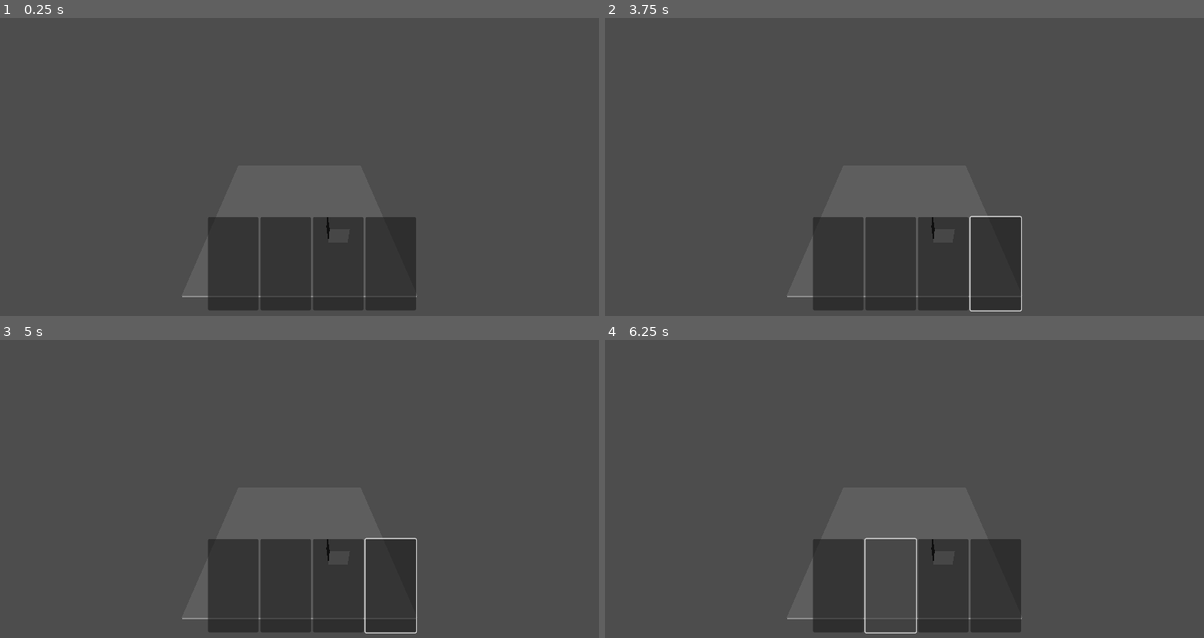
Above: before the commit, frames 1-4 (two rows, left to right).
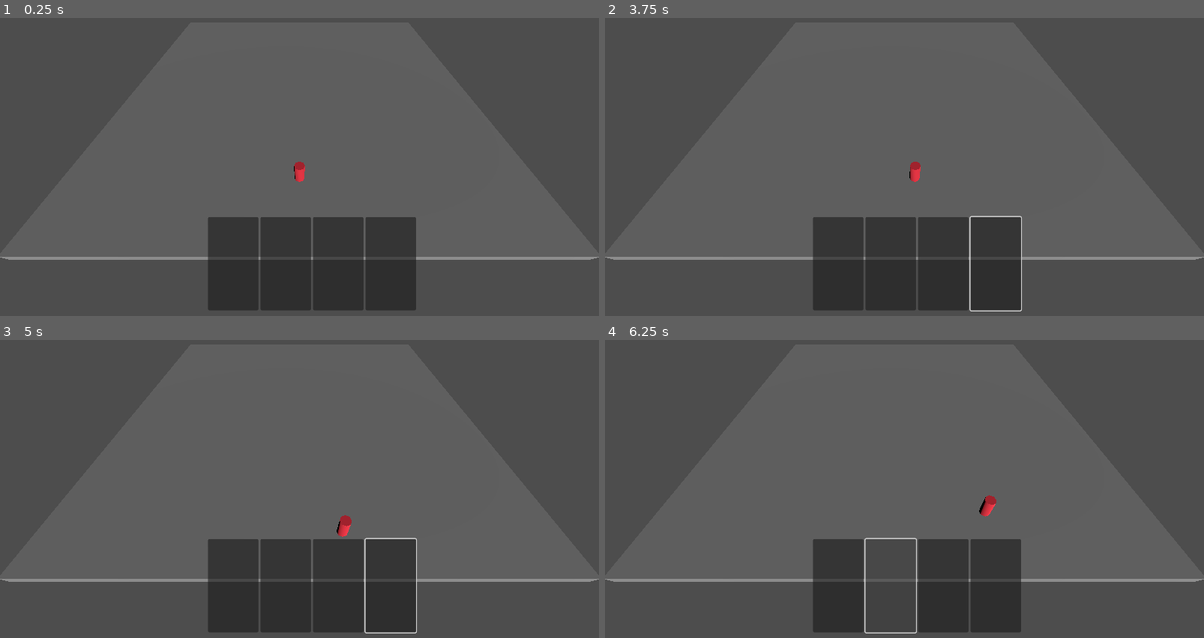
Above: after the commit, the same moments.

Repository: ValorZard/Priyanka-outdated
Game: Godot game, scene res://GameBoard/test_scene.tscn
Two runs of this game, one before a commit and one after it. Both use one fixed random seed, a clock stepped at 60 frames per second and the inputs below. Before the commit the project starts from res://test_scene.tscn.
Inputs (mouse positions are in pixels of both pictures, inside the frame that each line leads up to):
- Up to frame 1 (0.25 s): no input
- Up to frame 2 (3.75 s): click (838, 262) at 0.5 s; click (892, 262) at 1.25 s; click (940, 262) at 2 s; click (994, 262) at 2.75 s; tap Enter (ui_accept) at 3.5, 3.6 s; move the mouse to (1036, 134) at 3.52 s; hold Right (ui_right) from 3.53 s (still down); click (1036, 134) at 3.67 s
- Up to frame 3 (5 s): tap Enter (ui_accept) at 3.77, 4.07, 4.35, 4.52, 4.82 s; move the mouse to (179, 489) at 4.27 s; release Right (ui_right) at 4.28 s; hold Down (ui_down) from 4.28 s (still down); click (179, 489) at 4.42 s
- Up to frame 4 (6.25 s): move the mouse to (964, 399) at 5.02 s; release Down (ui_down) at 5.03 s; hold Right (ui_right) 5.03-5.78 s; tap Enter (ui_accept) at 5.1, 5.85, 6.02 s; click (964, 399) at 5.17 s; move the mouse to (874, 539) at 5.77 s; hold Up (ui_up) from 5.78 s (still down); click (874, 539) at 5.92 s

The runs differ from the first frame. In frame 1, 1.0% of the frame differs, in the area x 0-100%, y 48-94%; in frame 2, 1.0%; in frame 3, 1.0%; in frame 4, 1.0%, in the area x 0-100%, y 52-94%.

Commit message:
figured out some stuff

Diff:
--- /dev/null
+++ b/GameBoard/GameBoard.gd
@@ -0,0 +1,19 @@
+extends Node3D
+
+
+# Called when the node enters the scene tree for the first time.
+func _ready():
+	pass # Replace with function body.
+
+func _input(event):
+	# Mouse in viewport coordinates.
+	if event is InputEventMouseButton:
+		print("Mouse Click/Unclick at: ", event.position)
+	elif event is InputEventMouseMotion:
+		print("Mouse Motion at: ", event.position)
+	# Print the size of the viewport.
+	#sprint("Viewport Resolution is: ", get_viewport_rect().size)
+
+# Called every frame. 'delta' is the elapsed time since the previous frame.
+func _process(delta):
+	pass
--- /dev/null
+++ b/GameBoard/test_scene.tscn
@@ -0,0 +1,23 @@
+[gd_scene load_steps=5 format=3 uid="uid://dbifk2llboa15"]
+
+[ext_resource type="Script" path="res://GameBoard/GameBoard.gd" id="1_lty5j"]
+[ext_resource type="PackedScene" uid="uid://vokfoas7a3nt" path="res://UI/CardUI.tscn" id="2_g2jvq"]
+[ext_resource type="PackedScene" uid="uid://cv35p73n0mkdh" path="res://Units/Unit.tscn" id="3_dmna3"]
+[ext_resource type="PackedScene" uid="uid://cmy4ycwq53ul2" path="res://Prototyping/Box.tscn" id="4_t58ag"]
+
+[node name="GameBoard" type="Node3D"]
+script = ExtResource("1_lty5j")
+
+[node name="CardUI" parent="." instance=ExtResource("2_g2jvq")]
+
+[node name="Camera3D" type="Camera3D" parent="."]
+transform = Transform3D(1, 0, 0, 0, 0.642788, 0.766044, 0, -0.766044, 0.642788, 0, 20, 10)
+
+[node name="DirectionalLight3D" type="DirectionalLight3D" parent="."]
+transform = Transform3D(0.965926, 0, 0.258819, -0.103606, 0.916384, 0.386661, -0.237178, -0.400301, 0.885159, 0, 70, -11)
+
+[node name="CharacterUnit" parent="." instance=ExtResource("3_dmna3")]
+transform = Transform3D(1, 0, 0, 0, 1, 0, 0, 0, 1, 0, 3, -2)
+
+[node name="Box" parent="." instance=ExtResource("4_t58ag")]
+transform = Transform3D(50, 0, 0, 0, 1, 0, 0, 0, 50, 0, 0, -20)
--- /dev/null
+++ b/Prototyping/Box.tscn
@@ -0,0 +1,10 @@
+[gd_scene load_steps=2 format=3 uid="uid://cmy4ycwq53ul2"]
+
+[sub_resource type="BoxShape3D" id="BoxShape3D_f4gih"]
+
+[node name="Box" type="StaticBody3D"]
+
+[node name="CSGBox3D" type="CSGBox3D" parent="."]
+
+[node name="CollisionShape3D" type="CollisionShape3D" parent="."]
+shape = SubResource("BoxShape3D_f4gih")
--- a/Units/Unit.gd
+++ b/Units/Unit.gd
@@ -1,11 +1,31 @@
-extends Node3D
+extends CharacterBody3D
 
 
-# Called when the node enters the scene tree for the first time.
-func _ready():
-	pass # Replace with function body.
+const SPEED = 5.0
+const JUMP_VELOCITY = 4.5
+
+# Get the gravity from the project settings to be synced with RigidBody nodes.
+var gravity = ProjectSettings.get_setting("physics/3d/default_gravity")
 
 
-# Called every frame. 'delta' is the elapsed time since the previous frame.
-func _process(delta):
-	pass
+func _physics_process(delta):
+	# Add the gravity.
+	if not is_on_floor():
+		velocity.y -= gravity * delta
+
+	# Handle Jump.
+	if Input.is_action_just_pressed("ui_accept") and is_on_floor():
+		velocity.y = JUMP_VELOCITY
+
+	# Get the input direction and handle the movement/deceleration.
+	# As good practice, you should replace UI actions with custom gameplay actions.
+	var input_dir = Input.get_vector("ui_left", "ui_right", "ui_up", "ui_down")
+	var direction = (transform.basis * Vector3(input_dir.x, 0, input_dir.y)).normalized()
+	if direction:
+		velocity.x = direction.x * SPEED
+		velocity.z = direction.z * SPEED
+	else:
+		velocity.x = move_toward(velocity.x, 0, SPEED)
+		velocity.z = move_toward(velocity.z, 0, SPEED)
+
+	move_and_slide()
--- a/Units/Unit.tscn
+++ b/Units/Unit.tscn
@@ -1,28 +1,18 @@
-[gd_scene load_steps=3 format=3 uid="uid://cv35p73n0mkdh"]
+[gd_scene load_steps=4 format=3 uid="uid://cv35p73n0mkdh"]
 
-[sub_resource type="GDScript" id="GDScript_5pcja"]
-script/source = "extends Node3D
-
-
-# Called when the node enters the scene tree for the first time.
-func _ready():
-	pass # Replace with function body.
-
-
-# Called every frame. 'delta' is the elapsed time since the previous frame.
-func _process(delta):
-	pass
-"
+[ext_resource type="Script" path="res://Units/Unit.gd" id="1_wu8tr"]
 
 [sub_resource type="CapsuleShape3D" id="CapsuleShape3D_oqlsk"]
 height = 2.75
 
-[node name="Unit" type="Node3D"]
-script = SubResource("GDScript_5pcja")
+[sub_resource type="StandardMaterial3D" id="StandardMaterial3D_vrxfe"]
+albedo_color = Color(0.905882, 0.172549, 0.239216, 1)
 
-[node name="CharacterBody3D" type="CharacterBody3D" parent="."]
+[node name="CharacterUnit" type="CharacterBody3D"]
+script = ExtResource("1_wu8tr")
 
-[node name="CollisionShape3D" type="CollisionShape3D" parent="CharacterBody3D"]
+[node name="CollisionShape3D" type="CollisionShape3D" parent="."]
 shape = SubResource("CapsuleShape3D_oqlsk")
 
 [node name="CSGCylinder3D" type="CSGCylinder3D" parent="."]
+material = SubResource("StandardMaterial3D_vrxfe")
--- a/project.godot
+++ b/project.godot
@@ -11,6 +11,6 @@
 [application]
 
 config/name="Priyanka"
-run/main_scene="res://test_scene.tscn"
+run/main_scene="res://GameBoard/test_scene.tscn"
 config/features=PackedStringArray("4.0", "Forward Plus")
 config/icon="res://icon.svg"
--- a/test_scene.tscn
+++ /dev/null
@@ -1,19 +0,0 @@
-[gd_scene load_steps=2 format=3 uid="uid://dbifk2llboa15"]
-
-[ext_resource type="PackedScene" uid="uid://vokfoas7a3nt" path="res://UI/CardUI.tscn" id="1_olo4y"]
-
-[node name="Node3D" type="Node3D"]
-
-[node name="CSGBox3D2" type="CSGBox3D" parent="."]
-transform = Transform3D(1, 0, 0, 0, 1, 0, 0, 0, 1, 2, 0.729661, 2)
-
-[node name="CSGBox3D" type="CSGBox3D" parent="."]
-size = Vector3(10, 0.1, 10)
-
-[node name="CardUI" parent="." instance=ExtResource("1_olo4y")]
-
-[node name="Camera3D" type="Camera3D" parent="."]
-transform = Transform3D(1, 0, 0, 0, 0.866025, 0.5, 0, -0.5, 0.866025, 0, 10, 10)
-
-[node name="DirectionalLight3D" type="DirectionalLight3D" parent="."]
-transform = Transform3D(0.965926, 0, 0.258819, -0.103606, 0.916384, 0.386661, -0.237178, -0.400301, 0.885159, 0, 70, -11)
